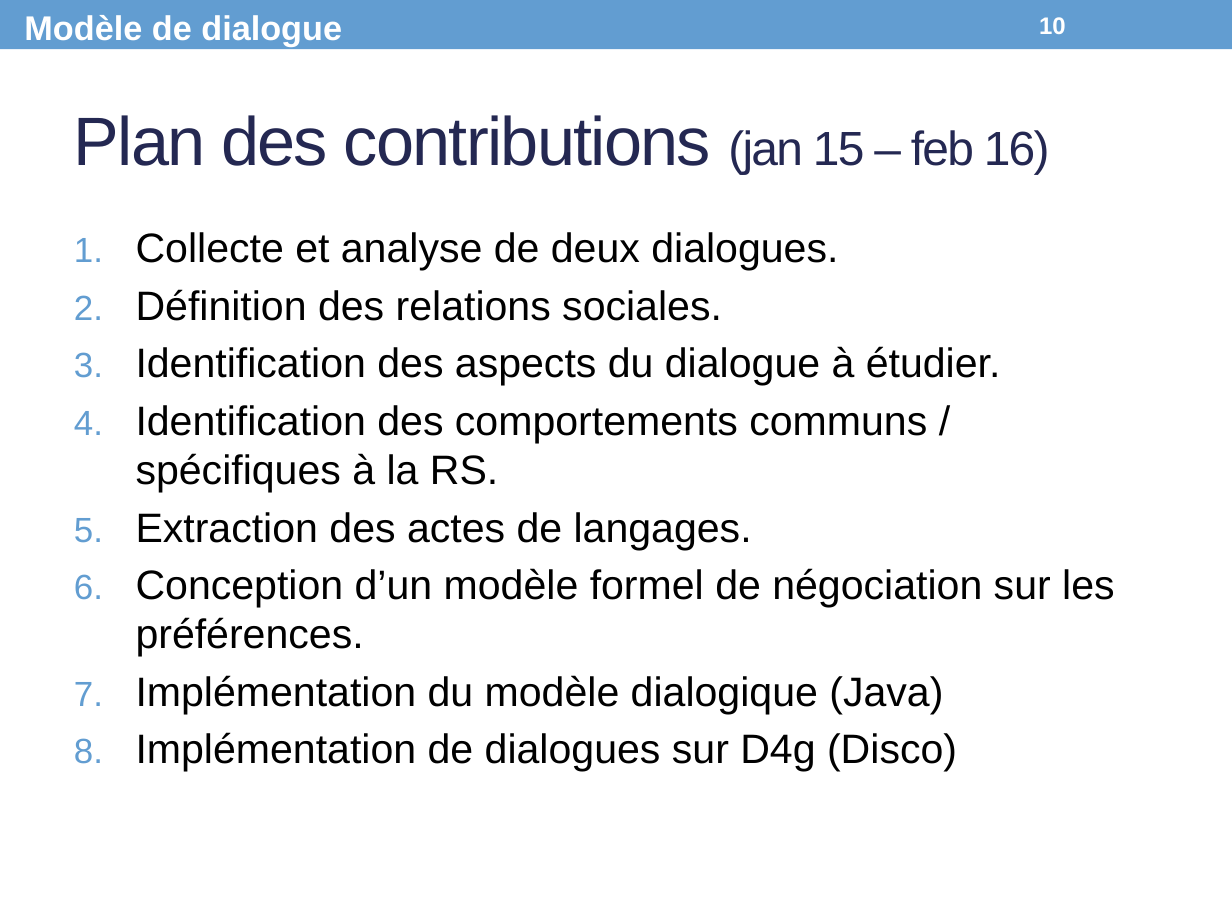
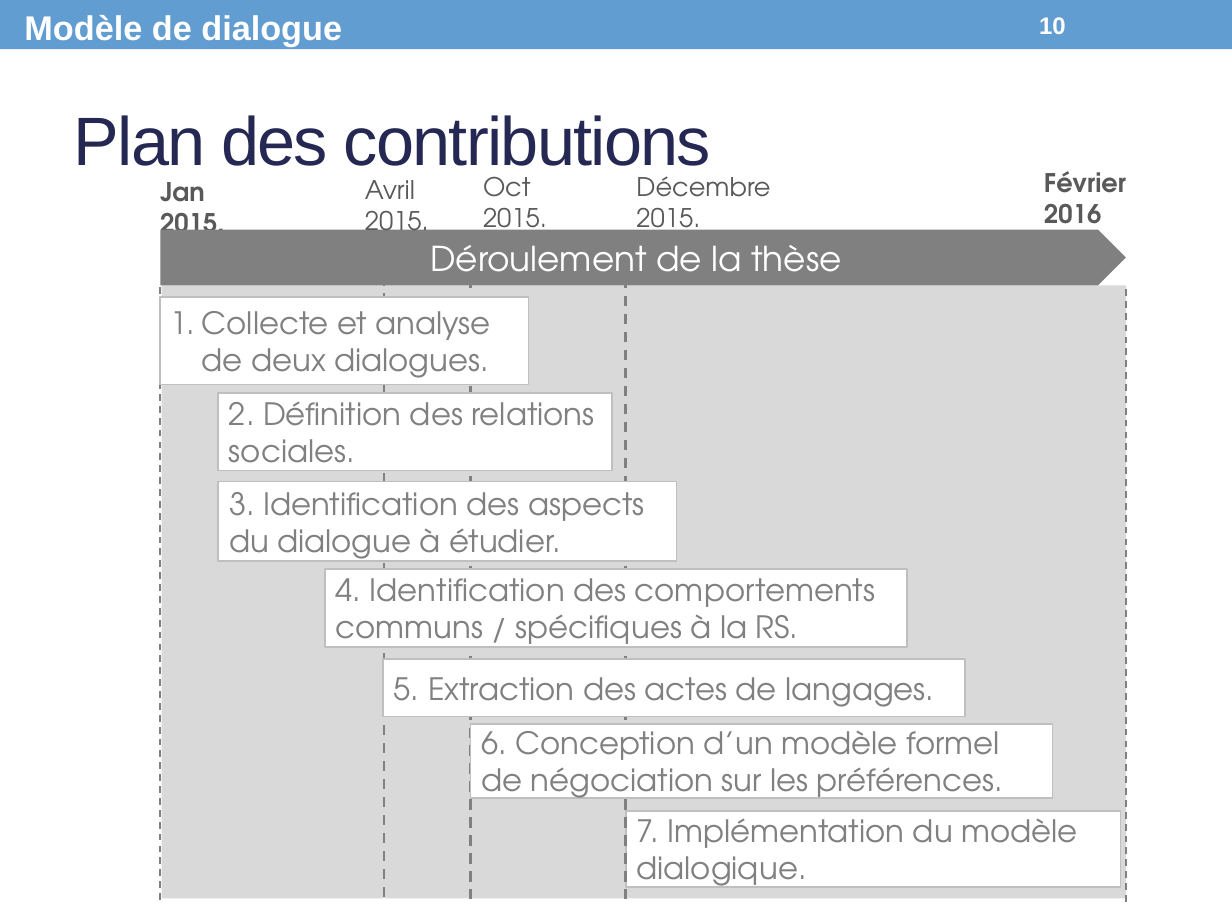
Before and after one commit to Olydia/Discolog, a slide deck: slide 10 of papers/Presentations/CPU_Presentation.pptx. Drawn at 1232x924 pixels with LibreOffice and Linux fonts; fonts in the diff are those of the drawing. Boxes give left, top, right and bottom in pixels: in the first picture for what was removed or moved away, otherwise in the second. Text is boxed around its words. In the diff, an @@ line names an element or a change of style, - is before the commit and + after.

```diff
--- a/papers/Presentations/CPU_Presentation.pptx
+++ b/papers/Presentations/CPU_Presentation.pptx
@@ title at <box>74,115,711,178</box>: text changed @@
-Plan des contributions (jan 15 – feb 16)
+Plan des contributions
@@ text added at <box>483,176,547,240</box>, 15 pt, text #595959 @@
+Oct
+2015.
@@ text added at <box>636,176,770,239</box>, 15 pt, text #595959 @@
+Décembre
+2015.
@@ text added at <box>1044,171,1126,234</box>, 15 pt, text #595959, bold @@
+Février
+2016
@@ text added at <box>160,182,225,243</box>, 15 pt, text #595959, bold @@
+Jan
+2015.
@@ text added at <box>365,180,429,243</box>, 15 pt, text #595959 @@
+Avril
+2015.
@@ text removed at <box>136,232,1115,772</box> @@
-1. Collecte et analyse de deux dialogues.
-2. Définition des relations sociales.
-3. Identification des aspects du dialogue à étudier.
-4. Identification des comportements communs / spécifiques à la RS.
-5. Extraction des actes de langages.
-6. Conception d’un modèle formel de négociation sur les préférences.
-7. Implémentation du modèle dialogique (Java)
-8. Implémentation de dialogues sur D4g (Disco)
@@ pentagon arrow added at <box>160,229,1126,285</box>, fill #808080, 20 pt, text #FFFFFF @@
+Déroulement de la thèse
@@ line added from (160, 287) to (160, 901), #808080 1 pt dashed @@
@@ rectangle added at <box>160,297,529,384</box>, fill #FFFFFF, outline #BFBFBF 1 pt, 18 pt, text #808080 @@
+1. Collecte et analyse de deux dialogues.
@@ rectangle added at <box>161,286,1126,899</box>, fill #D9D9D9 @@
@@ line added from (384, 275) to (384, 898), #808080 1.5 pt dashed @@
@@ line added from (471, 277) to (471, 898), #808080 1.5 pt dashed @@
@@ line added from (626, 277) to (626, 898), #808080 1.5 pt dashed @@
@@ line added from (1126, 290) to (1126, 903), #808080 1 pt dashed @@
@@ rectangle added at <box>218,393,612,471</box>, fill #FFFFFF, outline #BFBFBF 1 pt, 18 pt, text #808080 @@
+2. Définition des relations sociales.
@@ rectangle added at <box>218,482,676,562</box>, fill #FFFFFF, outline #BFBFBF 1 pt, 18 pt, text #808080 @@
+3. Identification des aspects du dialogue à étudier.
@@ rectangle added at <box>325,569,907,648</box>, fill #FFFFFF, outline #BFBFBF 1 pt, 18 pt, text #808080 @@
+4. Identification des comportements communs / spécifiques à la RS.
@@ rectangle added at <box>383,659,965,717</box>, fill #FFFFFF, outline #BFBFBF 1 pt, 18 pt, text #808080 @@
+5. Extraction des actes de langages.
@@ rectangle added at <box>471,724,1052,798</box>, fill #FFFFFF, outline #BFBFBF 1 pt, 18 pt, text #808080 @@
+6. Conception d’un modèle formel de négociation sur les préférences.
@@ rectangle added at <box>626,811,1121,886</box>, fill #FFFFFF, outline #BFBFBF 1 pt, 18 pt, text #808080 @@
+7. Implémentation du modèle dialogique.
```
Also in this commit, not shown: 11 other slides changed.
